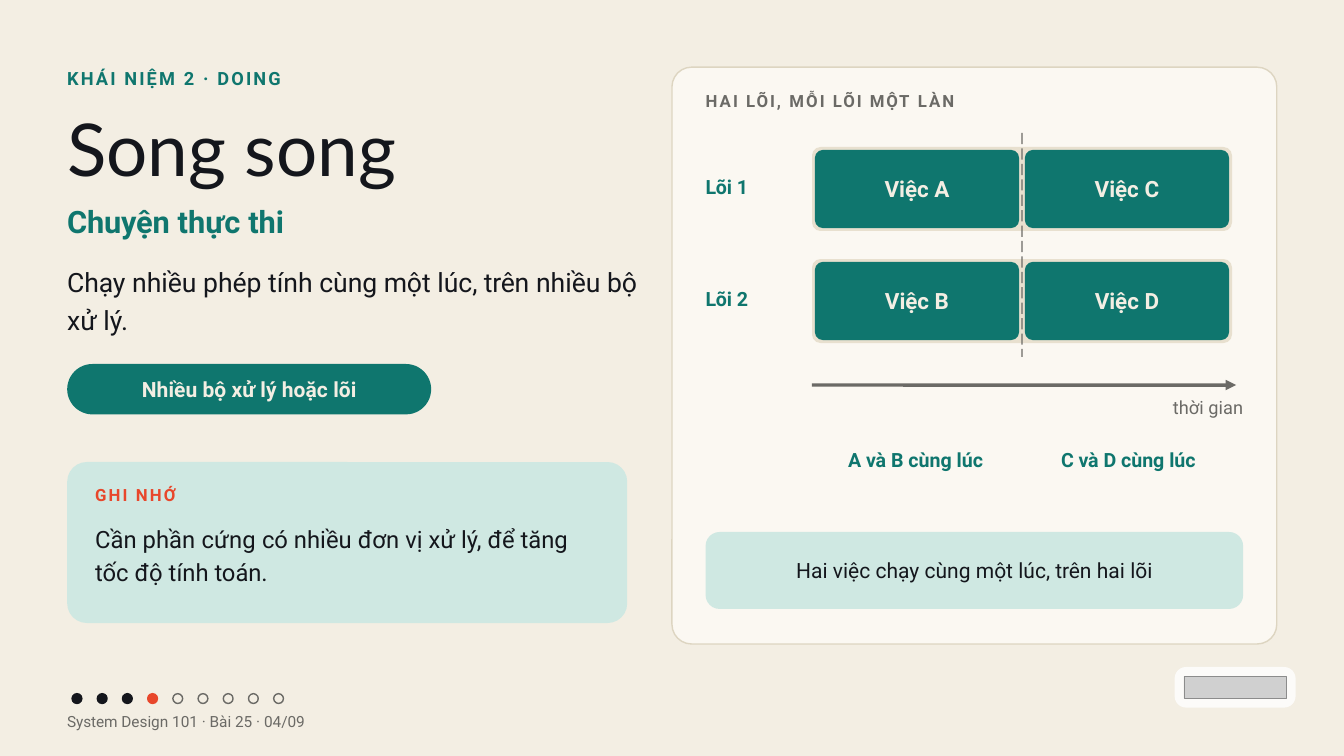
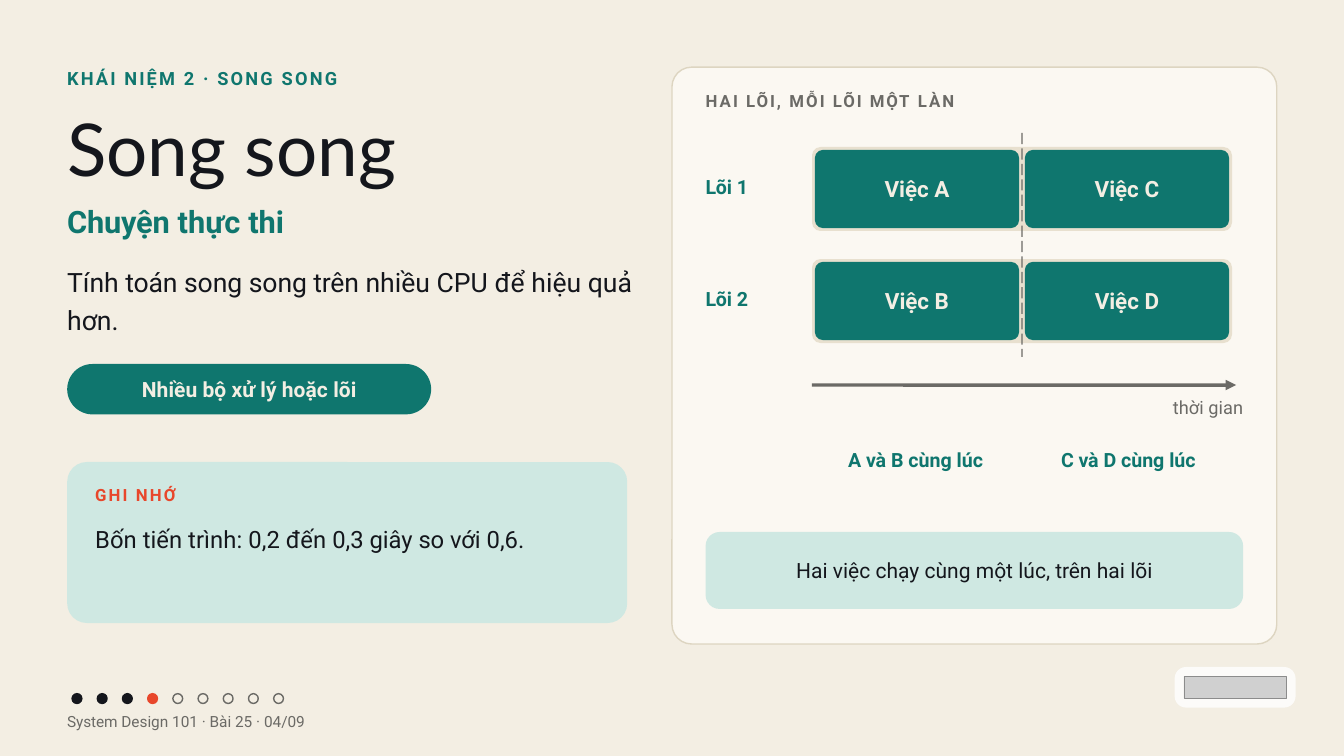
Before and after one commit to vohoailinh90/tool-marketing-studio, a slide deck: slide 4 of system-design-101/vi/lessons/sd-10-025/slides/sd-10-025.pptx. Drawn at 1344x756 pixels with LibreOffice and Linux fonts; fonts in the diff are those of the drawing; grey boxes stand for pictures. Boxes give left, top, right and bottom in pixels: in the first picture for what was removed or moved away, otherwise in the second. Text is boxed around its words. In the diff, an @@ line names an element or a change of style, - is before the commit and + after.

```diff
--- a/system-design-101/vi/lessons/sd-10-025/slides/sd-10-025.pptx
+++ b/system-design-101/vi/lessons/sd-10-025/slides/sd-10-025.pptx
@@ text at (67,68,338,88): text changed @@
-KHÁI NIỆM 2 · DOING
+KHÁI NIỆM 2 · SONG SONG
@@ text at (67,270,632,331): text changed @@
-Chạy nhiều phép tính cùng một lúc, trên nhiều bộ xử lý.
+Tính toán song song trên nhiều CPU để hiệu quả hơn.
@@ text at (95,528,525,553): text changed @@
-Cần phần cứng có nhiều đơn vị xử lý, để tăng tốc độ tính toán.
+Bốn tiến trình: 0,2 đến 0,3 giây so với 0,6.
```
Also in this commit, not shown: 8 other slides changed.
